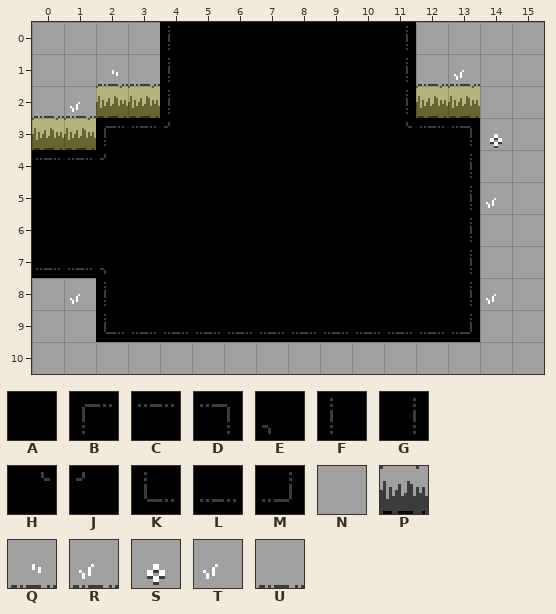
A Tiled map gets an edit: art/rooms/GrassyTest_Standard_NW.tmx. This is how it looked before the edit.
Cells are 16x16 px. Shown: x 0..15, y 0..10.
Key: from "DiscoFloorTiles": A 0 "floor", B 1 "floor", C 2 "floor", D 3 "floor", E 5 "floor", F 17 "floor", G 19 "floor", H 20 "floor", J 21 "floor", K 33 "floor", L 34 "floor", M 35 "floor"; from "MapTiles": N 2 "map", P 16 "map", Q 19 "map", R 20 "map", S 22 "map", T 23 "map", U 24 "map".
_ is an empty cell.
Layers that did not change in this view are not listed.
Layer "Base" before, first column x 0:
 0 NNNNFAAAAAAGNNNN
 1 NNQUFAAAAAAGURNN
 2 URPPFAAAAAAGPPNN
 3 PPBCJAAAAAAHCDSN
 4 CCJAAAAAAAAAAGNN
 5 AAAAAAAAAAAAAGTN
 6 AAAAAAAAAAAAAGNN
 7 LLEAAAAAAAAAAGNN
 8 NTFAAAAAAAAAAGTN
 9 NNKLLLLLLLLLLMNN
10 NNNNNNNNNNNNNNNN
After:
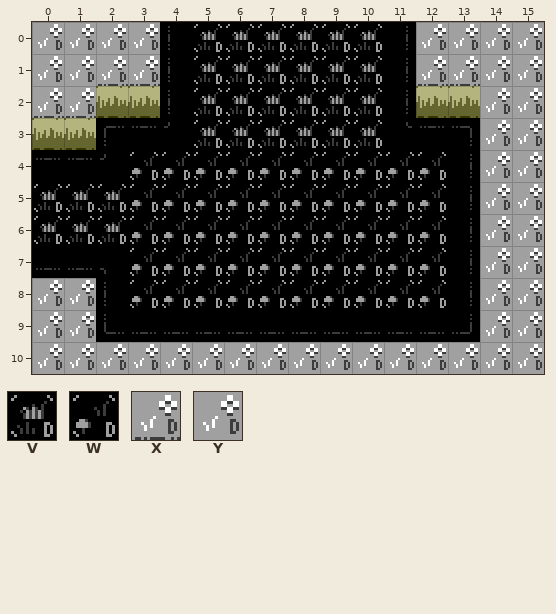
Further tiles: from "TechnicalTiles": V 1 "detail", W 3 "detail", X 17 "detail", Y 18 "detail".
Commit message: Add in a bunch of technical tiles in prep for the new room/floor gen
Diff:
Layer "Base":
y 0: x 0..3 NNNN -> YYYY; x 5..10 AAAAAA -> VVVVVV; x 12..15 NNNN -> YYYY
y 1: x 0..3 NNQU -> YYXX; x 5..10 AAAAAA -> VVVVVV; x 12..15 URNN -> XXYY
y 2: x 0..1 UR -> XX; x 5..10 AAAAAA -> VVVVVV; x 14..15 NN -> YY
y 3: x 5..10 AAAAAA -> VVVVVV; x 14..15 SN -> YY
y 4: x 3..12 AAAAAAAAAA -> WWWWWWWWWW; x 14..15 NN -> YY
y 5: x 0..12 AAAAAAAAAAAAA -> VVVWWWWWWWWWW; x 14..15 TN -> YY
y 6: x 0..12 AAAAAAAAAAAAA -> VVVWWWWWWWWWW; x 14..15 NN -> YY
y 7: x 3..12 AAAAAAAAAA -> WWWWWWWWWW; x 14..15 NN -> YY
y 8: x 0..1 NT -> YY; x 3..12 AAAAAAAAAA -> WWWWWWWWWW; x 14..15 TN -> YY
y 9: x 0..1 NN -> YY; x 14..15 NN -> YY
y 10: x 0..15 NNNNNNNNNNNNNNNN -> YYYYYYYYYYYYYYYY
Changed places in both pictures, as pixel boxes (x1, y1, x2, y2):
changed: (34, 24, 542, 370)
